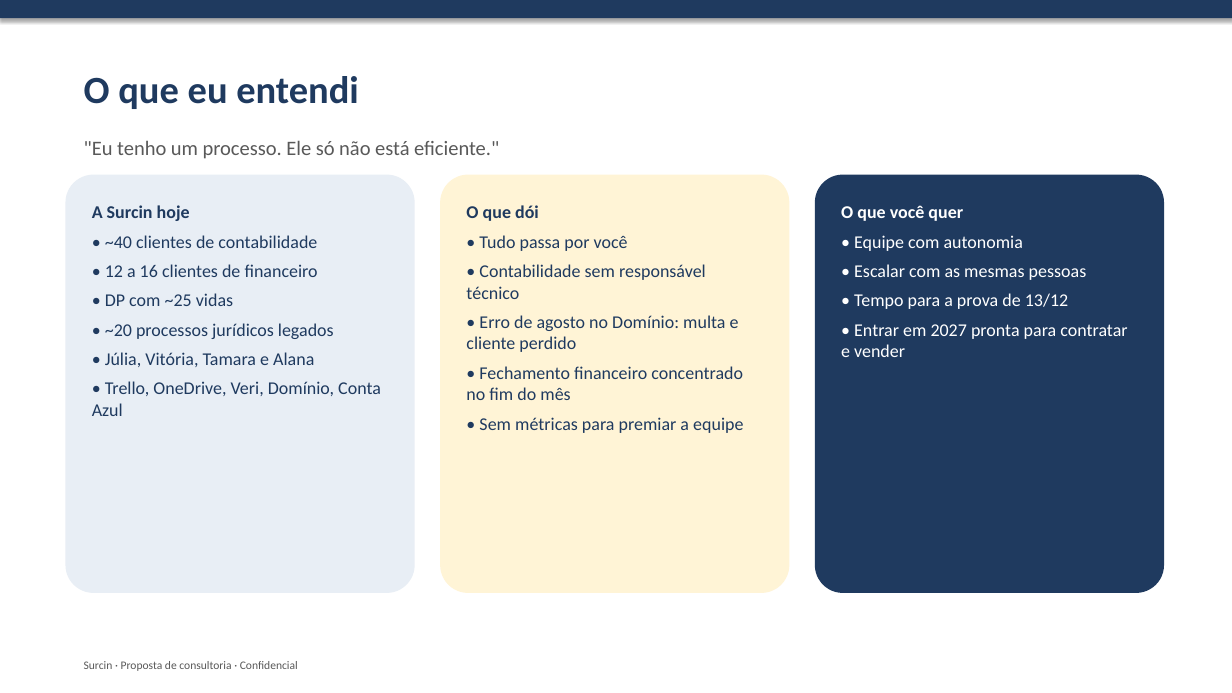
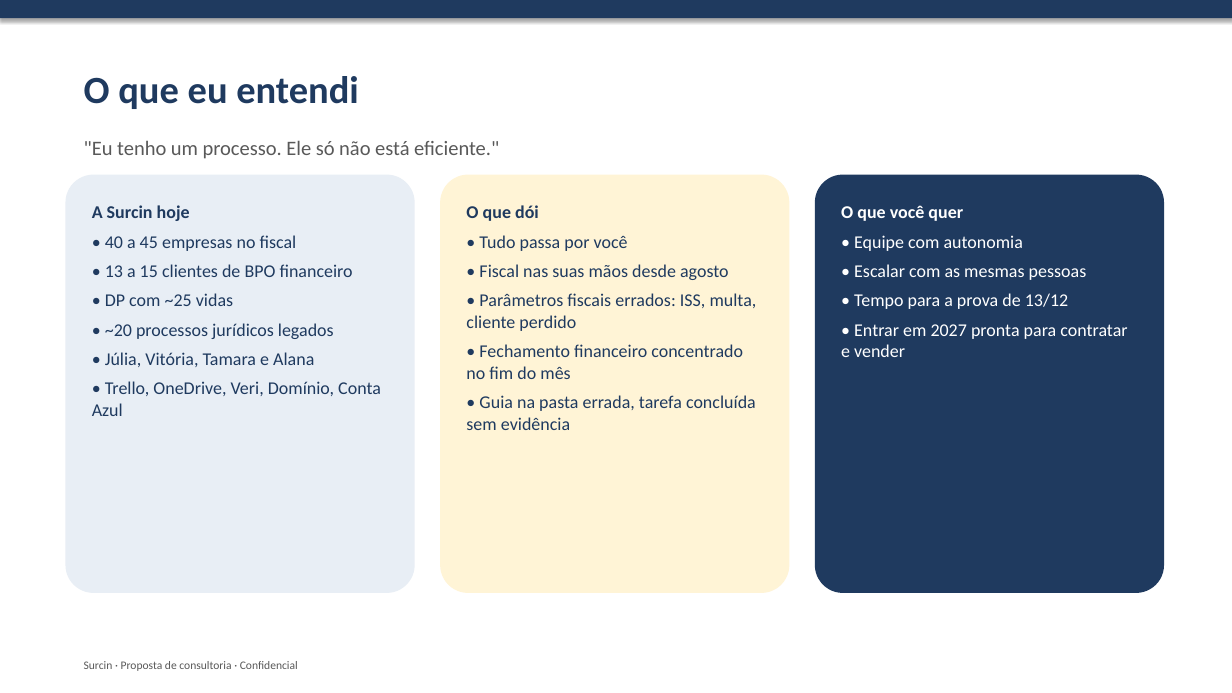
Before and after one commit to rromao-DS/Sourcin-Consultoria, a slide deck: slide 2 of proposta-surcin/06-apresentacao-proposta.pptx. Drawn at 1232x693 pixels with LibreOffice and Linux fonts; fonts in the diff are those of the drawing. Boxes give left, top, right and bottom in pixels: in the first picture for what was removed or moved away, otherwise in the second. Text is boxed around its words. In the diff, an @@ line names an element or a change of style, - is before the commit and + after.

```diff
--- a/proposta-surcin/06-apresentacao-proposta.pptx
+++ b/proposta-surcin/06-apresentacao-proposta.pptx
@@ text in rounded rectangle at (105,235,353,277): text changed @@
-• ~40 clientes de contabilidade
-• 12 a 16 clientes de financeiro
+• 40 a 45 empresas no fiscal
+• 13 a 15 clientes de BPO financeiro
@@ text in rounded rectangle at (466,264,757,331): text changed @@
-• Contabilidade sem responsável técnico
-• Erro de agosto no Domínio: multa e cliente perdido
+• Fiscal nas suas mãos desde agosto
+• Parâmetros fiscais errados: ISS, multa, cliente perdido
@@ text in rounded rectangle at (466,395,756,430): text changed @@
-• Sem métricas para premiar a equipe
+• Guia na pasta errada, tarefa concluída sem evidência
```
Also in this commit, not shown: 6 other slides changed, 3 slides added, 1 slide removed, 7 other files.
